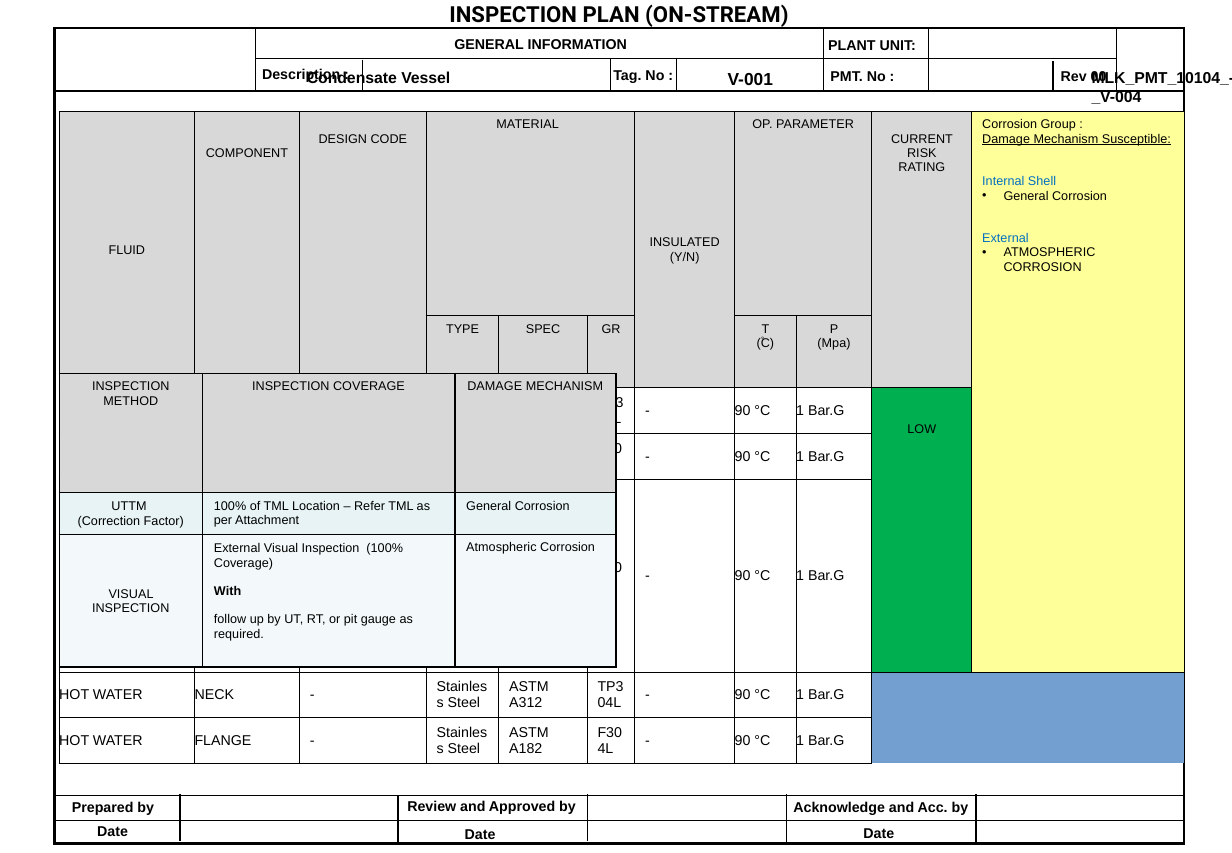
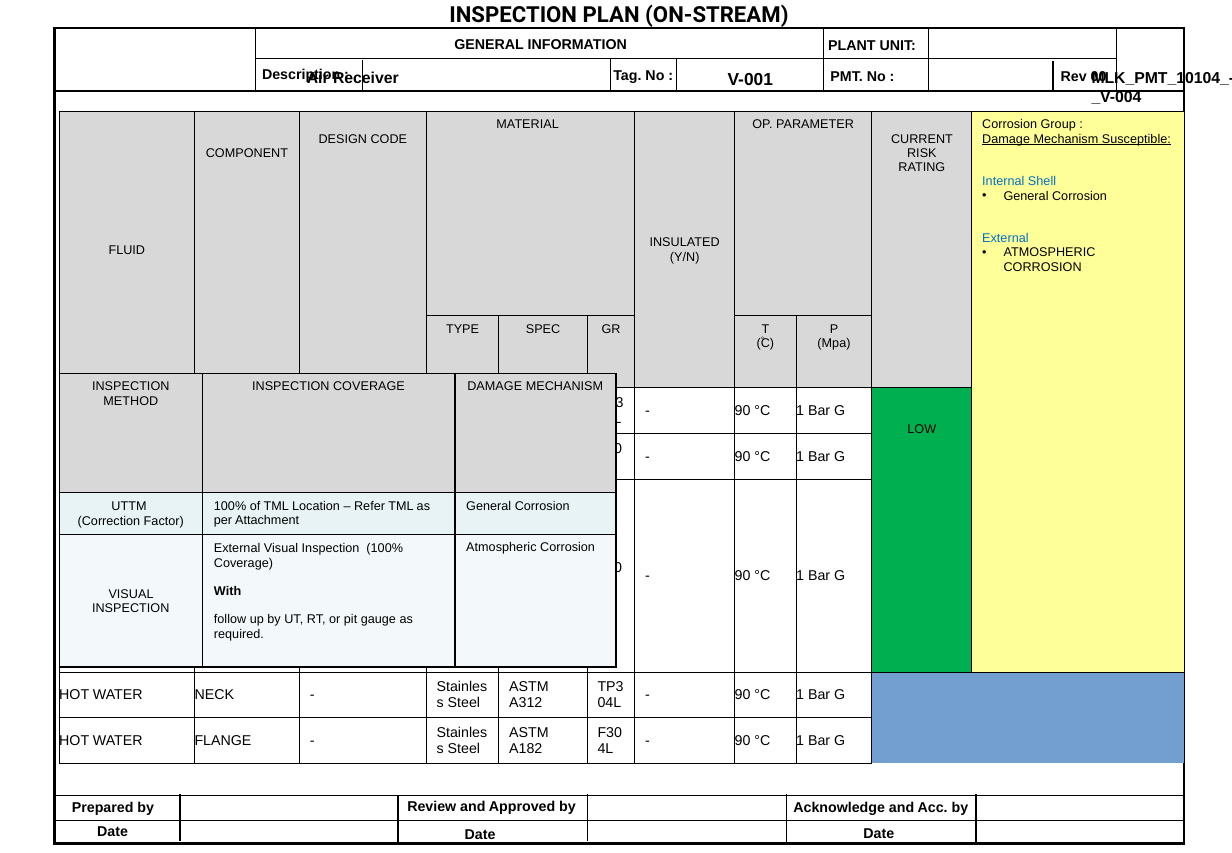
Before and after one commit to AMIRULHAFIZI/IPetro_Workshop_2, a slide deck: slide 2 of outputs/Inspection_Plan_MLK_PMT_10104_-_V-004.pptx. Drawn at 1232x853 pixels with LibreOffice and Linux fonts; fonts in the diff are those of the drawing; background and template pictures are left out. Boxes give left, top, right and bottom in pixels: in the first picture for what was removed or moved away, otherwise in the second. Text is boxed around its words. In the diff, an @@ line names an element or a change of style, - is before the commit and + after.

```diff
--- a/outputs/Inspection_Plan_MLK_PMT_10104_-_V-004.pptx
+++ b/outputs/Inspection_Plan_MLK_PMT_10104_-_V-004.pptx
@@ text at (x1=307, y1=71, x2=399, y2=88): text changed @@
-Condensate Vessel
+Air Receiver
@@ table at (x1=59, y1=111, x2=1186, y2=757) @@
-row 3, column 9: 1 Bar.G
+row 3, column 9: 1 Bar G
-row 4, column 9: 1 Bar.G
+row 4, column 9: 1 Bar G
-row 5, column 9: 1 Bar.G
+row 5, column 9: 1 Bar G
-row 6, column 9: 1 Bar.G
+row 6, column 9: 1 Bar G
-row 7, column 9: 1 Bar.G
+row 7, column 9: 1 Bar G
```
Also in this commit, not shown: 5 other slides changed, 11 other files.
